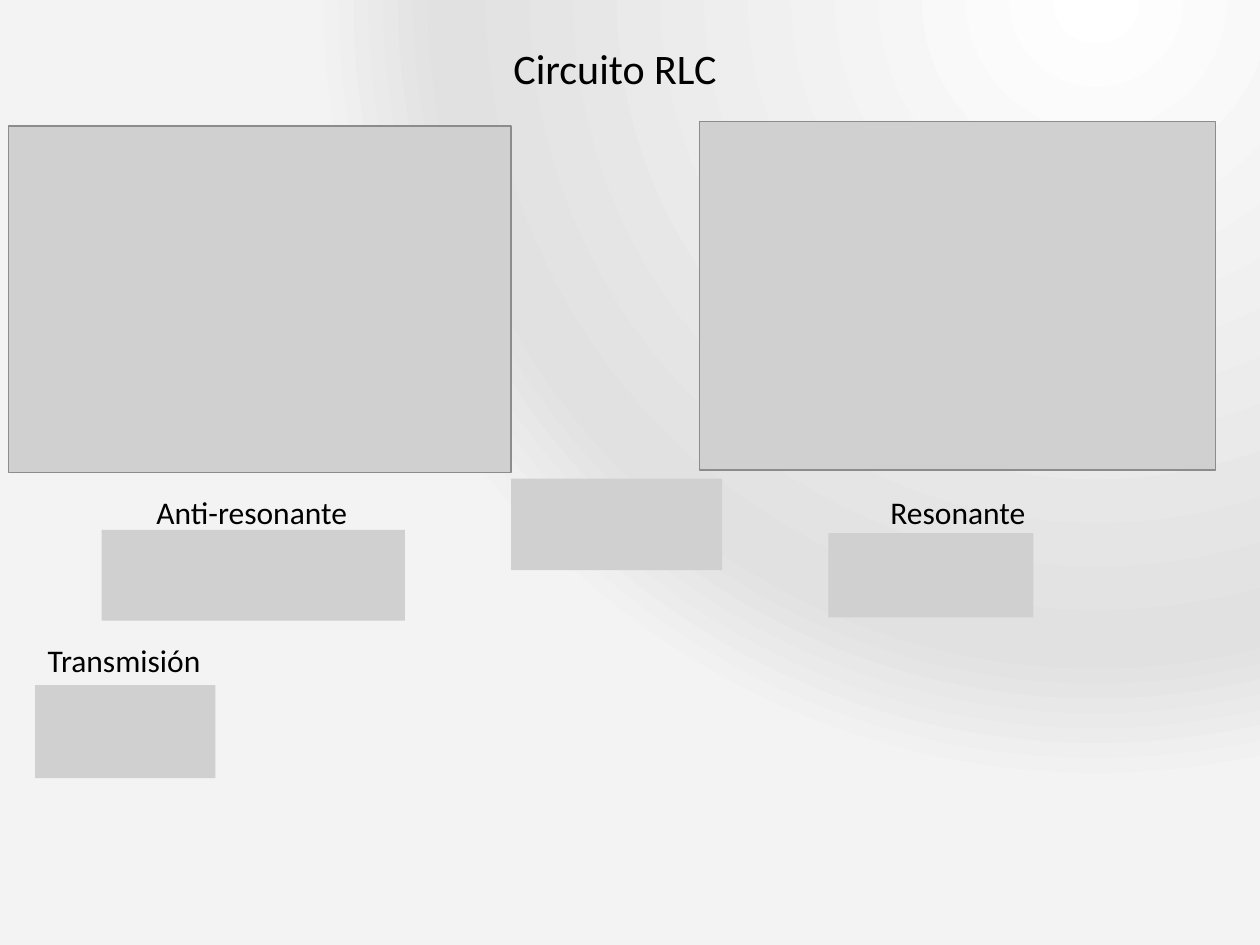
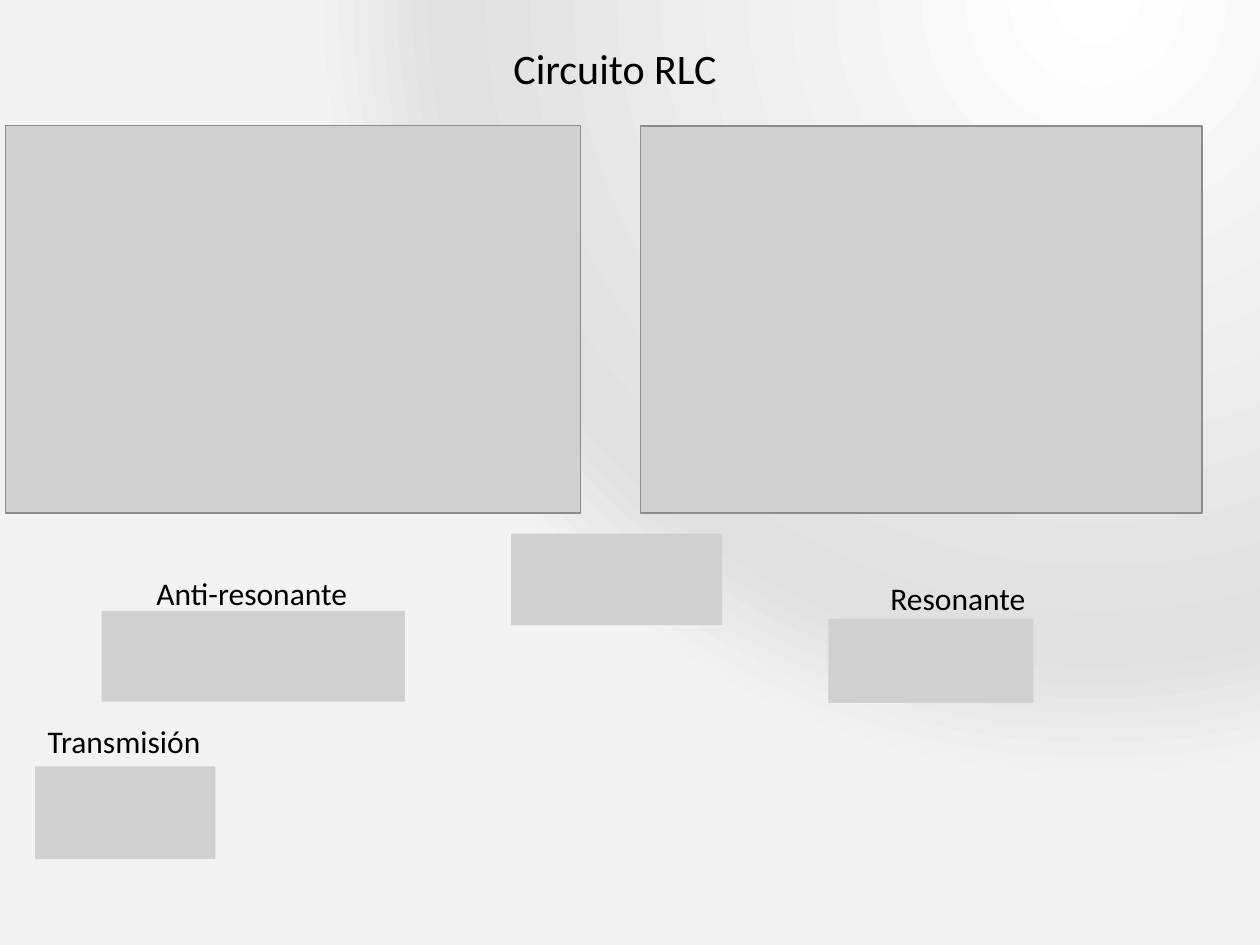
Before and after one commit to pugliese/Labo-3, a slide deck: slide 4 of Practica-Especial-Presentacion.pptx (slide 3 before the commit). Drawn at 1260x945 pixels with LibreOffice and Linux fonts; fonts in the diff are those of the drawing; grey boxes stand for pictures; background and template pictures are left out. Boxes give left, top, right and bottom in pixels: in the first picture for what was removed or moved away, otherwise in the second. Text is boxed around its words. In the diff, an @@ line names an element or a change of style, - is before the commit and + after.

```diff
--- a/Practica-Especial-Presentacion.pptx
+++ b/Practica-Especial-Presentacion.pptx
@@ picture: place and size @@
-picture at (699, 122, 1216, 470)
+picture at (5, 125, 580, 513)
@@ picture: place and size @@
-picture at (9, 126, 512, 472)
+picture at (640, 126, 1202, 513)
@@ picture removed at (102, 530, 406, 621) @@
@@ picture: place and size @@
-picture at (512, 479, 723, 571)
+picture at (512, 534, 723, 626)
@@ picture removed at (828, 533, 1033, 617) @@
@@ text "Anti-resonante": place and size @@
-text "Anti-resonante" at (156, 502, 347, 525)
+text "Anti-resonante" at (156, 583, 347, 606)
@@ text "Resonante": place and size @@
-text "Resonante" at (890, 503, 1025, 525)
+text "Resonante" at (890, 589, 1025, 611)
@@ picture added at (102, 611, 406, 702) @@
@@ picture added at (828, 619, 1033, 703) @@
@@ picture removed at (35, 685, 215, 779) @@
@@ text "Transmisión": place and size @@
-text "Transmisión" at (48, 650, 201, 673)
+text "Transmisión" at (48, 731, 201, 754)
@@ picture added at (35, 766, 215, 859) @@
```
Also in this commit, not shown: 1 other slide changed, 1 slide added.
